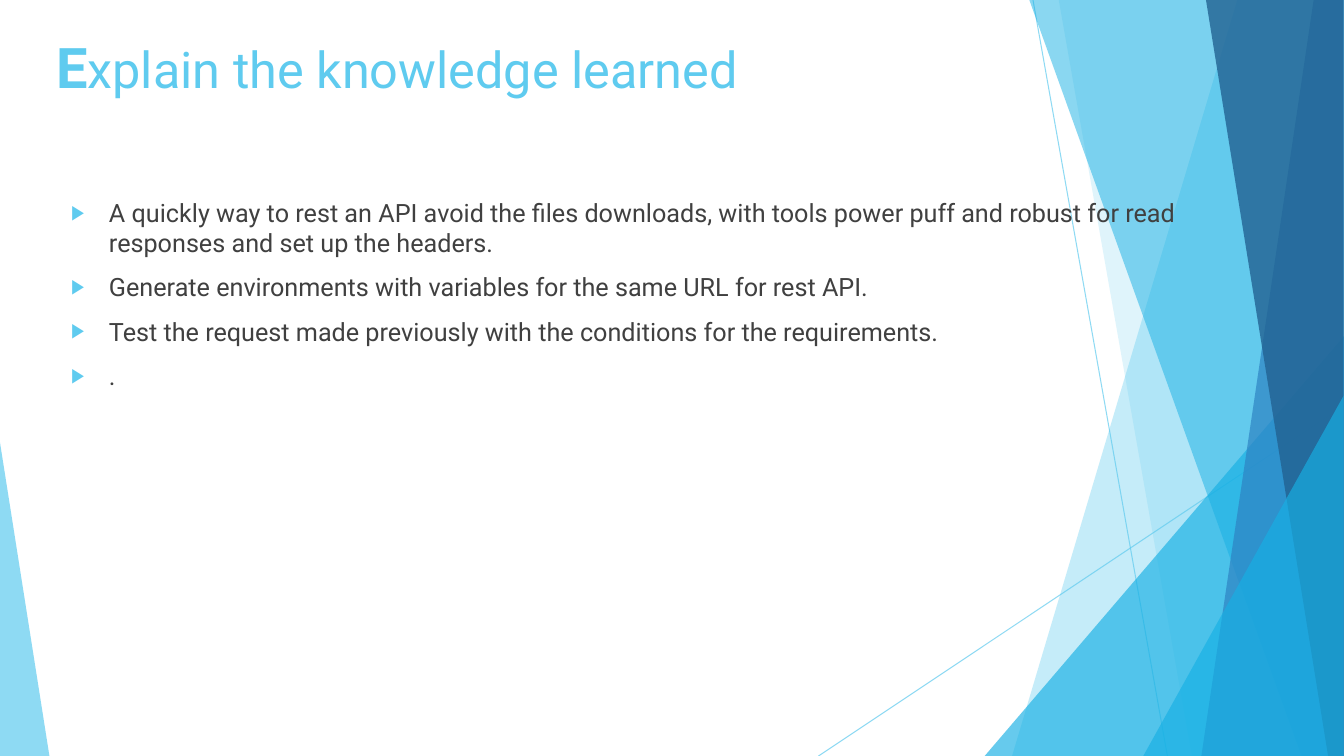
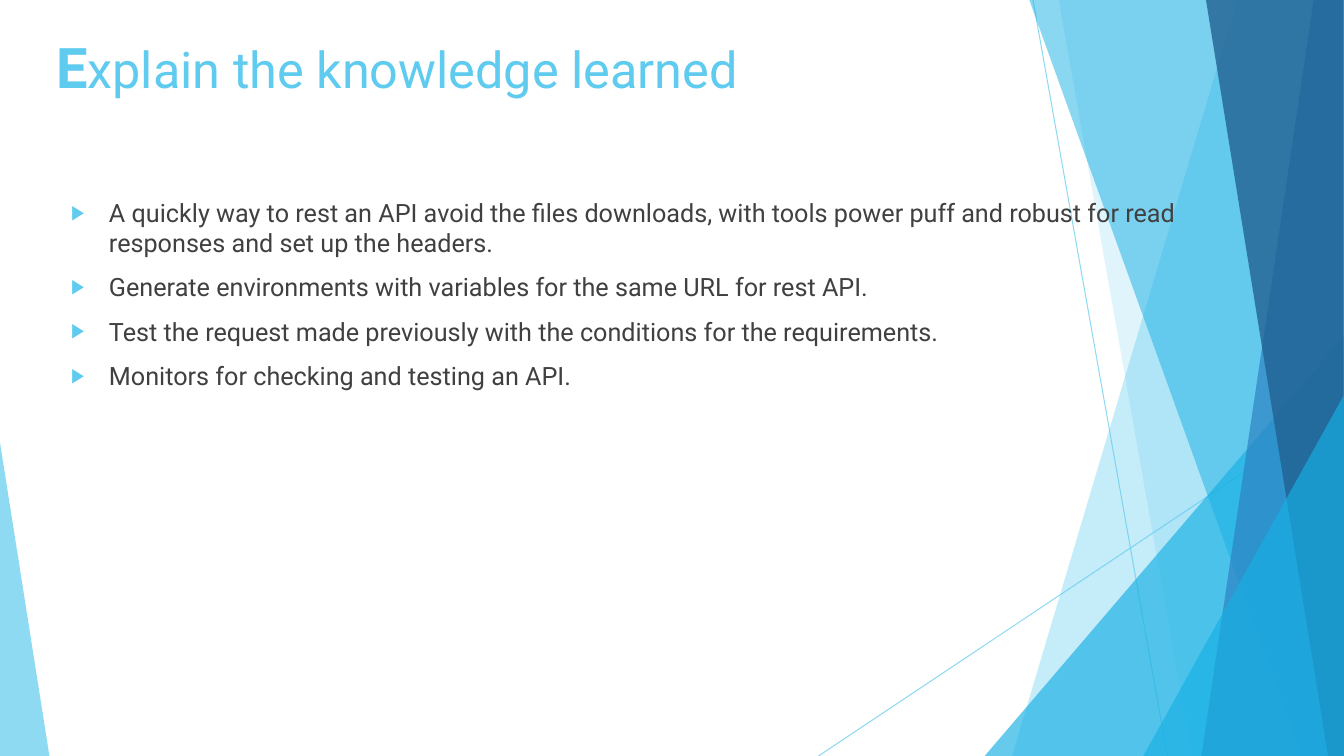
Before and after one commit to diegosilva91/Postman, a slide deck: slide 5 of Pill_Postman_presentation.pptx (slide 3 before the commit). Drawn at 1344x756 pixels with LibreOffice and Linux fonts; fonts in the diff are those of the drawing. Boxes give left, top, right and bottom in pixels: in the first picture for what was removed or moved away, otherwise in the second. Text is boxed around its words. In the diff, an @@ line names an element or a change of style, - is before the commit and + after.

```diff
--- a/Pill_Postman_presentation.pptx
+++ b/Pill_Postman_presentation.pptx
@@ text at (109, 366, 571, 391): text changed @@
-▶ .
+▶ Monitors for checking and testing an API.
```
Also in this commit, not shown: 2 other slides changed, 2 slides added, 1 other file.
